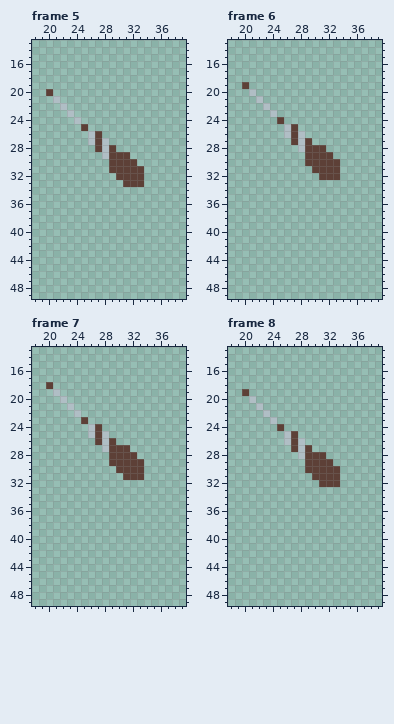
One commit to this pixel-art file: The Fallen Guardian/Assets/Art/Characters/Player/Move/Player_Move_Up.aseprite. Above: the version before the commit.
64x64 pixels, 8 frames. Shown: frame 5: x 18..39, y 13..49; frame 6: x 18..39, y 13..49; frame 7: x 18..39, y 13..49; frame 8: x 18..39, y 13..49. The commit also changed other frames, which this record leaves out.
After the commit:
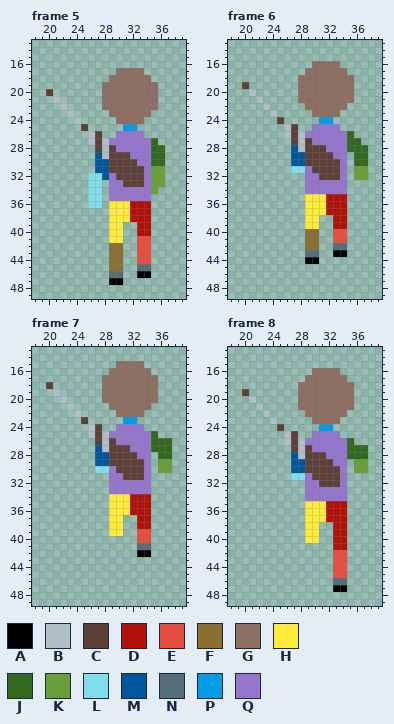
Palette (. is transparent): A #000000  B #b0bec5  C #5d4037  D #b0120a  E #e84e40  F #8a6f30  G #8d6e63  H #ffeb3b  J #33691e  K #689f38  L #80deea  M #01579b  N #546e7a  P #039be5  Q #9575cd
Log entry: Updated Player Sprite Modified the animations slighly
Diff:
layer "Body/White Body, Pick Color in Engine" added
layer "Parts/Right Leg" added
layer "Parts/Left Leg" added
layer "Parts/Right Arm" added
layer "Parts/Left Arm" added
layer "Parts/Chest" added
layer "Parts/Head" added
layer "Hair/Hair 1" added
--- frame 5
@@ x 24..38 @@
 16 ...............
-17 ...............
-18 ...............
-19 ...............
-20 ...............
-21 ...............
-22 ...............
-23 ...............
-24 B..............
-25 .C.............
-26 ..BC...........
-27 ..BCB..........
-28 ...CBC.........
-29 ....BCCC.......
-30 .....CCCC......
-31 .....CCCCC.....
-32 ......CCCC.....
-33 .......CCC.....
-34 ...............
-35 ...............
-36 ...............
-37 ...............
-38 ...............
-39 ...............
-40 ...............
-41 ...............
-42 ...............
-43 ...............
-44 ...............
-45 ...............
-46 ...............
-47 ...............
+17 ......GGGG.....
+18 .....GGGGGG....
+19 ....GGGGGGGG...
+20 ....GGGGGGGG...
+21 ....GGGGGGGG...
+22 ....GGGGGGGG...
+23 .....GGGGGG....
+24 B.....GGGG.....
+25 .C.....PP......
+26 ..BC..QQQQ.....
+27 ..BCBQQQQQQJ...
+28 ...CBCQQQQQJJ..
+29 ...MBCCCQQQJJ..
+30 ...MMCCCCQQJJ..
+31 ...MMCCCCCQKK..
+32 ..LLMQCCCCQKK..
+33 ..LL.QQCCCQKK..
+34 ..LL.QQQQQQK...
+35 ..LL.QQQQQQ....
+36 ..LL.HHHDDD....
+37 .....HHHDDD....
+38 .....HHHDDD....
+39 .....HH..DD....
+40 .....HH..DD....
+41 .....HH..EE....
+42 .....FF..EE....
+43 .....FF..EE....
+44 .....FF..EE....
+45 .....FF..NN....
+46 .....NN..AA....
+47 .....AA........
 48 ...............
--- frame 6
@@ x 25..39 @@
 15 ...............
-16 ...............
-17 ...............
-18 ...............
-19 ...............
-20 ...............
-21 ...............
-22 ...............
-23 ...............
-24 C..............
-25 .BC............
-26 .BCB...........
-27 ..CBC..........
-28 ...BCCC........
-29 ....CCCC.......
-30 ....CCCCC......
-31 .....CCCC......
-32 ......CCC......
-33 ...............
-34 ...............
-35 ...............
-36 ...............
-37 ...............
-38 ...............
-39 ...............
-40 ...............
-41 ...............
-42 ...............
-43 ...............
-44 ...............
+16 .....GGGG......
+17 ....GGGGGG.....
+18 ...GGGGGGGG....
+19 ...GGGGGGGG....
+20 ...GGGGGGGG....
+21 ...GGGGGGGG....
+22 ....GGGGGG.....
+23 .....GGGG......
+24 C.....PP.......
+25 .BC..QQQQ......
+26 .BCBQQQQQQJ....
+27 ..CBCQQQQQJJ...
+28 ..MBCCCQQQJJJ..
+29 ..MMCCCCQQ.JJ..
+30 ..MMCCCCCQ.JJ..
+31 ..LLQCCCCQ.KK..
+32 ....QQCCCQ.KK..
+33 ....QQQQQQ.....
+34 ....QQQQQQ.....
+35 ....HHHDDD.....
+36 ....HHHDDD.....
+37 ....HHHDDD.....
+38 ....HH..DD.....
+39 ....HH..DD.....
+40 ....FF..EE.....
+41 ....FF..EE.....
+42 ....FF..NN.....
+43 ....NN..AA.....
+44 ....AA.........
 45 ...............
--- frame 7
@@ x 25..39 @@
 14 ...............
-15 ...............
-16 ...............
-17 ...............
-18 ...............
-19 ...............
-20 ...............
-21 ...............
-22 ...............
-23 C..............
-24 .BC............
-25 .BCB...........
-26 ..CBC..........
-27 ...BCCC........
-28 ....CCCC.......
-29 ....CCCCC......
-30 .....CCCC......
-31 ......CCC......
-32 ...............
-33 ...............
-34 ...............
-35 ...............
-36 ...............
-37 ...............
-38 ...............
-39 ...............
-40 ...............
-41 ...............
-42 ...............
+15 .....GGGG......
+16 ....GGGGGG.....
+17 ...GGGGGGGG....
+18 ...GGGGGGGG....
+19 ...GGGGGGGG....
+20 ...GGGGGGGG....
+21 ....GGGGGG.....
+22 .....GGGG......
+23 C.....PP.......
+24 .BC..QQQQ......
+25 .BCBQQQQQQJ....
+26 ..CBCQQQQQJJJ..
+27 ..MBCCCQQQJJJ..
+28 ..MMCCCCQQ.JJ..
+29 ..MMCCCCCQ.KK..
+30 ..LLQCCCCQ.KK..
+31 ....QQCCCQ.....
+32 ....QQQQQQ.....
+33 ....QQQQQQ.....
+34 ....HHHDDD.....
+35 ....HHHDDD.....
+36 ....HHHDDD.....
+37 ....HH..DD.....
+38 ....HH..DD.....
+39 ....HH..EE.....
+40 ........EE.....
+41 ........NN.....
+42 ........AA.....
 43 ...............
--- frame 8
@@ x 25..39 @@
 15 ...............
-16 ...............
-17 ...............
-18 ...............
-19 ...............
-20 ...............
-21 ...............
-22 ...............
-23 ...............
-24 C..............
-25 .BC............
-26 .BCB...........
-27 ..CBC..........
-28 ...BCCC........
-29 ....CCCC.......
-30 ....CCCCC......
-31 .....CCCC......
-32 ......CCC......
-33 ...............
-34 ...............
-35 ...............
-36 ...............
-37 ...............
-38 ...............
-39 ...............
-40 ...............
-41 ...............
-42 ...............
-43 ...............
-44 ...............
-45 ...............
-46 ...............
-47 ...............
+16 .....GGGG......
+17 ....GGGGGG.....
+18 ...GGGGGGGG....
+19 ...GGGGGGGG....
+20 ...GGGGGGGG....
+21 ...GGGGGGGG....
+22 ....GGGGGG.....
+23 .....GGGG......
+24 C.....PP.......
+25 .BC..QQQQ......
+26 .BCBQQQQQQJ....
+27 ..CBCQQQQQJJJ..
+28 ..MBCCCQQQJJJ..
+29 ..MMCCCCQQ.KK..
+30 ..MMCCCCCQ.KK..
+31 ..LLQCCCCQ.....
+32 ....QQCCCQ.....
+33 ....QQQQQQ.....
+34 ....QQQQQQ.....
+35 ....HHHDDD.....
+36 ....HHHDDD.....
+37 ....HHHDDD.....
+38 ....HH..DD.....
+39 ....HH..DD.....
+40 ....HH..DD.....
+41 ........DD.....
+42 ........EE.....
+43 ........EE.....
+44 ........EE.....
+45 ........EE.....
+46 ........NN.....
+47 ........AA.....
 48 ...............
